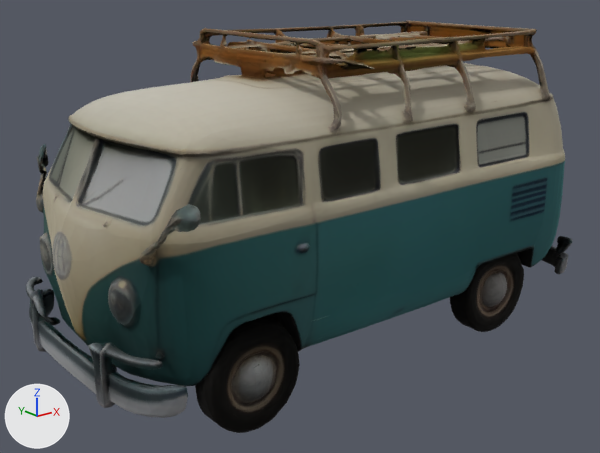
One commit to the glTF model assets/fp/cdn/90e06d09-fa99-4005-ab4d-b63a14d69f9d.glb: the scene before it, then after it.
The view is the same before and after, from a camera (50 mm lens) standing at (-0.926, -1.102, 0.385) and looking at (-0.038, 0.007, -0.059). The axes (+X, +Y, +Z) are drawn at lower left. The lights are the same throughout. The first picture is the older version. Where no turn or scale is listed for an object, it has been applied to the vertices.

The first picture shows 'geometry_0'.
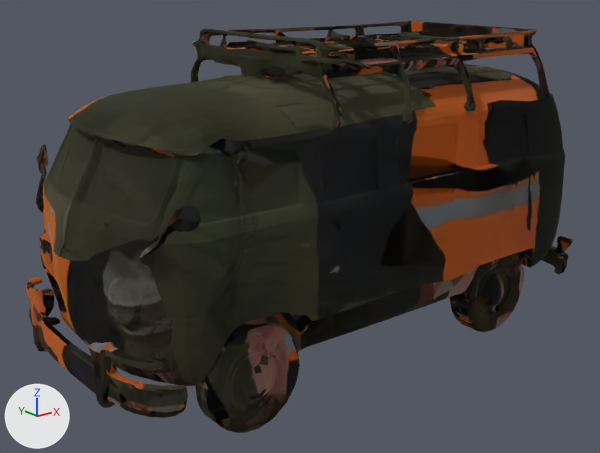
Where the newer file only moved an object's origin or applied its transform, the numbers keep the older frame.

The change, as a diff of the scene's bpy script:
```diff
--- a/assets/fp/cdn/90e06d09-fa99-4005-ab4d-b63a14d69f9d.glb.py
+++ b/assets/fp/cdn/90e06d09-fa99-4005-ab4d-b63a14d69f9d.glb.py
@@ img_basecolor_webp @@
+img_basecolor_webp = load_image('baseColor.webp', 'baseColor.webp', 1024, 1024, 'sRGB')
@@ mat_material_0 @@
 mat_material_0 = principled_material('Material_0')
-mat_material_0.texture = img_image_0
+mat_material_0.texture = img_basecolor_webp
 mat_material_0.metallic = 1.0
```

Location of each change, (x1, y1, x2, y2) in pixels of the pictures (600 x 453 px):
'geometry_0', surface changed
    both: (26, 21, 573, 433)
